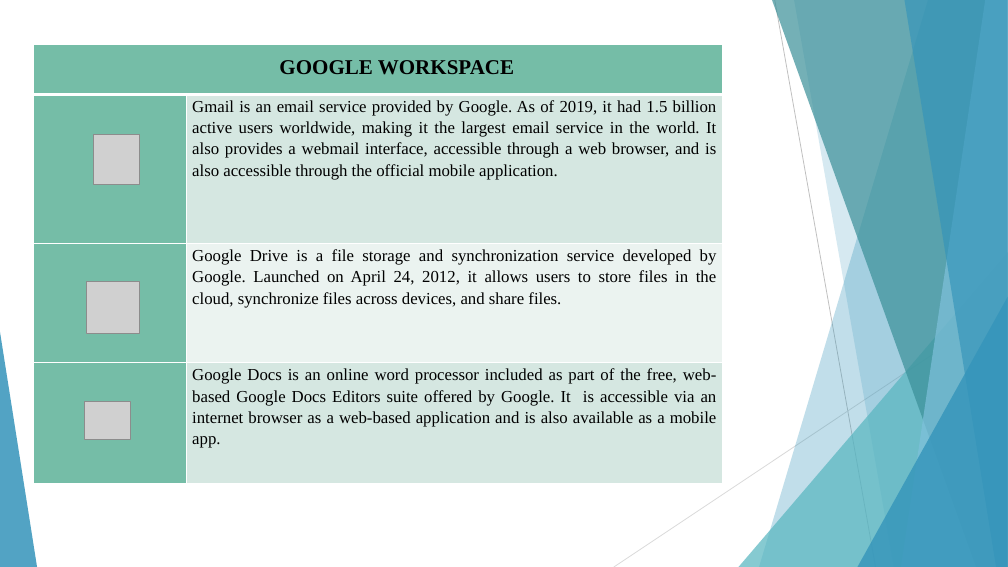
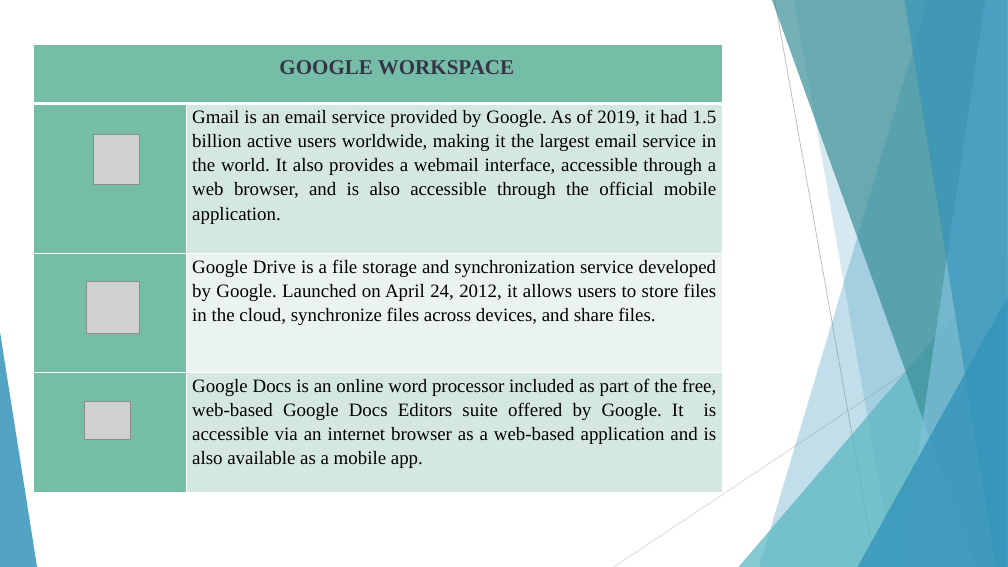
Before and after one commit to kamiri-lilia/projet-final, a slide deck: slide 10 of TIC_PP.pptx. Drawn at 1008x567 pixels with LibreOffice and Linux fonts; fonts in the diff are those of the drawing; grey boxes stand for pictures. Boxes give left, top, right and bottom in pixels: in the first picture for what was removed or moved away, otherwise in the second. Text is boxed around its words. In the diff, an @@ line names an element or a change of style, - is before the commit and + after.

```diff
--- a/TIC_PP.pptx
+++ b/TIC_PP.pptx
@@ table at (33, 44, 723, 493) @@
@@ text colour #000000 to #373545 in "GOOGLE WORKSPACE" @@
@@ size 16 to 18 pt @@
```
Also in this commit, not shown: 8 other slides changed, 8 slides added.
